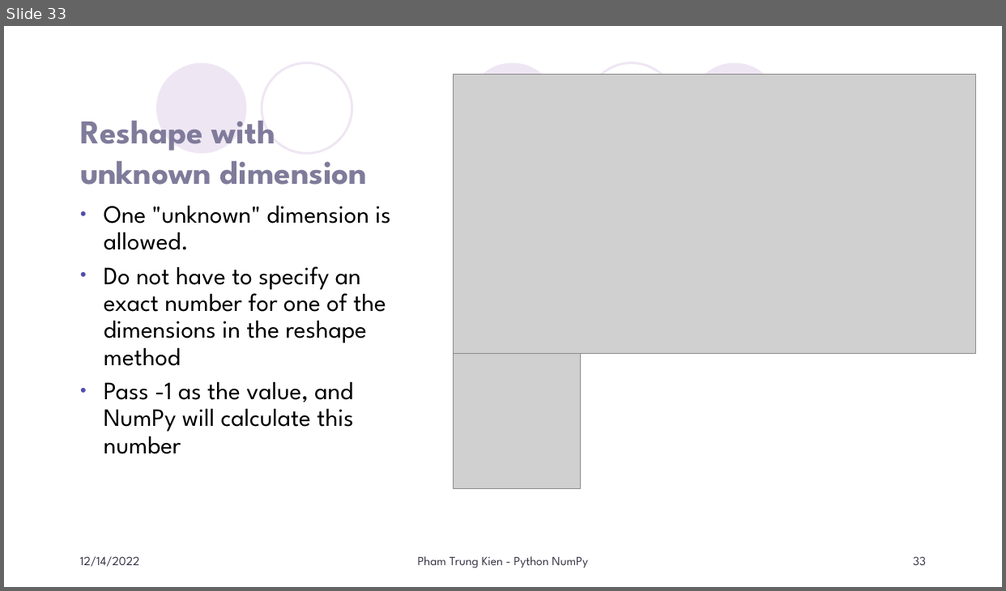
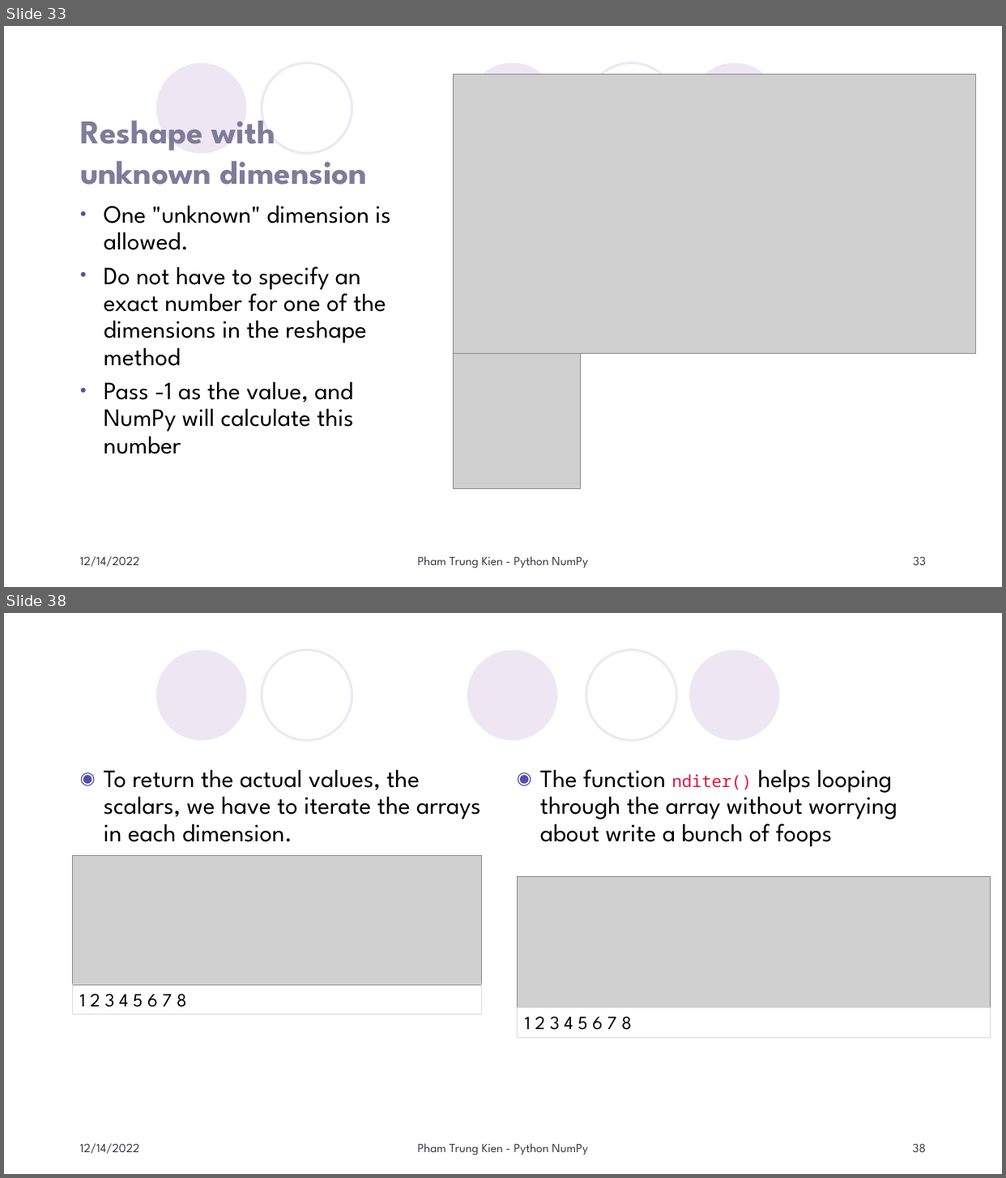
Before and after one commit to KienPham2607/MyLittlePy, a slide deck: PyThon/GetStarted/Numpy/Doc/Python NumPy.pptx. Shown one above the other, each under a label of ours: slide 33 before the commit, slides 33 and 38 after it; the slides between them are not shown. The pictures are 1006x591 and 1006x1178 pixels, drawn with LibreOffice and Linux fonts; fonts in the diff are those of the drawing; grey boxes stand for pictures; background and template pictures are left out. Boxes give left, top, right and bottom in pixels: in the first picture for what was removed or moved away, otherwise in the second. Text is boxed around its words. In the diff, an @@ line names an element or a change of style, - is before the commit and + after.

```diff
--- a/PyThon/GetStarted/Numpy/Doc/Python NumPy.pptx
+++ b/PyThon/GetStarted/Numpy/Doc/Python NumPy.pptx
@@ slide 38 added at [4, 613, 1002, 1174], background #FFFFFF; not listed: 5 template elements that a slide beside it also shows @@
@@ text added at [104, 769, 481, 842], 24 pt, text #000000 @@
+◉ To return the actual values, the scalars, we have to iterate the arrays in each dimension.
@@ text added at [540, 769, 897, 847], 24 pt, text #000000 @@
+◉ The function nditer() helps looping through the array without worrying about write a bunch of foops
@@ picture added at [73, 855, 483, 985] @@
@@ picture added at [518, 877, 990, 1007] @@
@@ rectangle added at [73, 984, 483, 1014], outline #DCD8DC 0.75 pt, 18 pt, text #000000 @@
+1 2 3 4 5 6 7 8
@@ rectangle added at [518, 1007, 990, 1037], outline #DCD8DC 0.75 pt, 18 pt, text #000000 @@
+1 2 3 4 5 6 7 8
@@ text added at [80, 1144, 140, 1154], 12 pt, text #373545 @@
+12/14/2022
@@ text added at [418, 1144, 588, 1156], 12 pt, text #373545 @@
+Pham Trung Kien - Python NumPy
@@ page number added at [913, 1144, 926, 1152], 12 pt, text #373545 @@
+38
```
Also in this commit, not shown: 1 slide changed, 17 other slides added, 51 other files.
